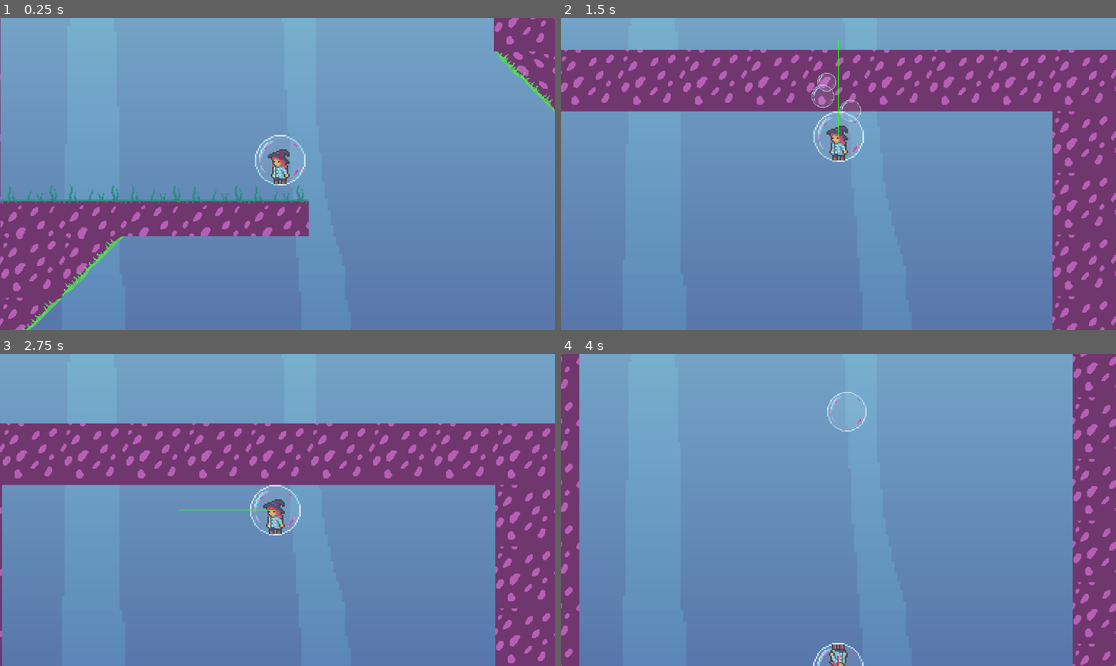
Above: before the commit, frames 1-4 (two rows, left to right).
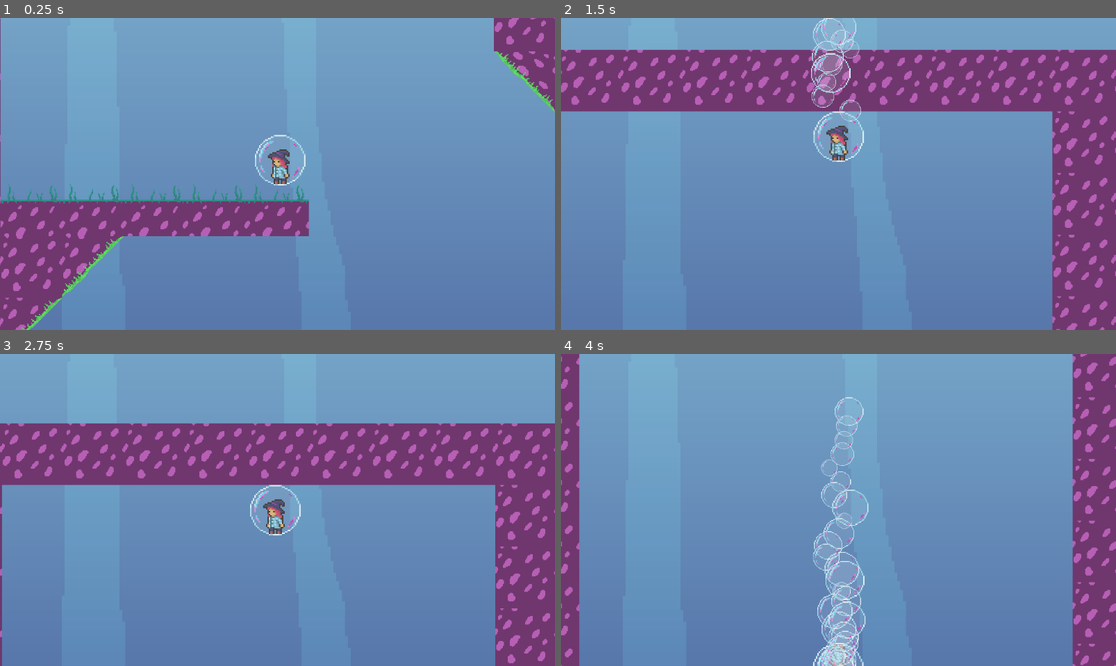
Above: after the commit, the same moments.

Repository: Rembane/ggj-bubbles-2025
Game: Godot game, scene res://root.tscn
Two runs of this game, one before a commit and one after it. Both use one fixed random seed, a clock stepped at 60 frames per second and the inputs below.
Inputs (mouse positions are in pixels of both pictures, inside the frame that each line leads up to):
- Up to frame 1 (0.25 s): no input
- Up to frame 2 (1.5 s): tap Enter at 0.5 s; move the mouse to (810, 236) at 0.52 s; hold Shift (dash) 0.53-1.28 s; hold W (move_up) from 0.53 s (still down); click (810, 236) at 0.67 s; move the mouse to (1005, 220) at 1.27 s; tap Q at 1.35 s
- Up to frame 3 (2.75 s): move the mouse to (111, 463) at 2.02 s; release W (move_up) at 2.03 s; hold A (move_left) from 2.03 s (still down); tap Enter at 2.1 s
- Up to frame 4 (4 s): move the mouse to (866, 510) at 2.77 s; tap F at 2.85 s; click (866, 510) at 2.92 s; move the mouse to (755, 432) at 3.52 s; release A (move_left) at 3.53 s; hold S (move_down) from 3.53 s (still down); hold Shift (dash) from 3.53 s (still down)

The runs differ from the first frame. In frame 1, less than 0.1% of the frame differs, in the area x 50-51%, y 43-46%; in frame 2, 0.8%; in frame 3, less than 0.1%; in frame 4, 3.0%, in the area x 45-56%, y 12-100%.

Commit message:
finishing touches?

Diff:
--- a/player.gd
+++ b/player.gd
@@ -26,7 +26,7 @@
 const WALK_SPEED = 500
 const DASH_SPEED = 3000
 const BORINGNESS = 0.3
-const STOP_SPAWNING_BUBBLES_VELOCITY = 1000000
+const STOP_SPAWNING_BUBBLES_VELOCITY = 50000
 
 var reset_timer = 0
 var respawn_point = Vector2.ZERO
@@ -149,6 +149,12 @@
 	elif event.is_action_released("set_respawn"):
 		reset_timer = 0
 		$Wizard.play(&"idle")
+	elif event.is_action_pressed("screenshot"):
+		var date = Time.get_date_string_from_system().replace(".","_")
+		var time :String = Time.get_time_string_from_system().replace(":","")
+		var screenshot_path = "user://" + "screenshot_" + date+ "_" + time + ".jpg" # the path for our screenshot.
+		var image = get_viewport().get_texture().get_image() # We get what our player sees
+		image.save_jpg(screenshot_path)
 
 func reset():
 	position = respawn_point
--- a/project.godot
+++ b/project.godot
@@ -78,6 +78,11 @@
 "events": [Object(InputEventJoypadMotion,"resource_local_to_scene":false,"resource_name":"","device":-1,"axis":4,"axis_value":1.0,"script":null)
 ]
 }
+screenshot={
+"deadzone": 0.5,
+"events": [Object(InputEventJoypadButton,"resource_local_to_scene":false,"resource_name":"","device":-1,"button_index":10,"pressure":0.0,"pressed":true,"script":null)
+]
+}
 
 [rendering]
 
--- a/root.tscn
+++ b/root.tscn
@@ -23,15 +23,18 @@
 position = Vector2(218, -14)
 
 [node name="VelocityMeter" type="Line2D" parent="player"]
+visible = false
 points = PackedVector2Array(374, -484)
 width = 1.0
 default_color = Color(1, 0, 0.0627451, 1)
 
 [node name="InputDisplay" type="Line2D" parent="player"]
+visible = false
 width = 1.0
 default_color = Color(0.14902, 1, 0.0627451, 1)
 
 [node name="NormalDisplay" type="Line2D" parent="."]
+visible = false
 position = Vector2(-2, -99)
 points = PackedVector2Array(222, 923)
 default_color = Color(0.878988, 0.86197, 0, 1)
